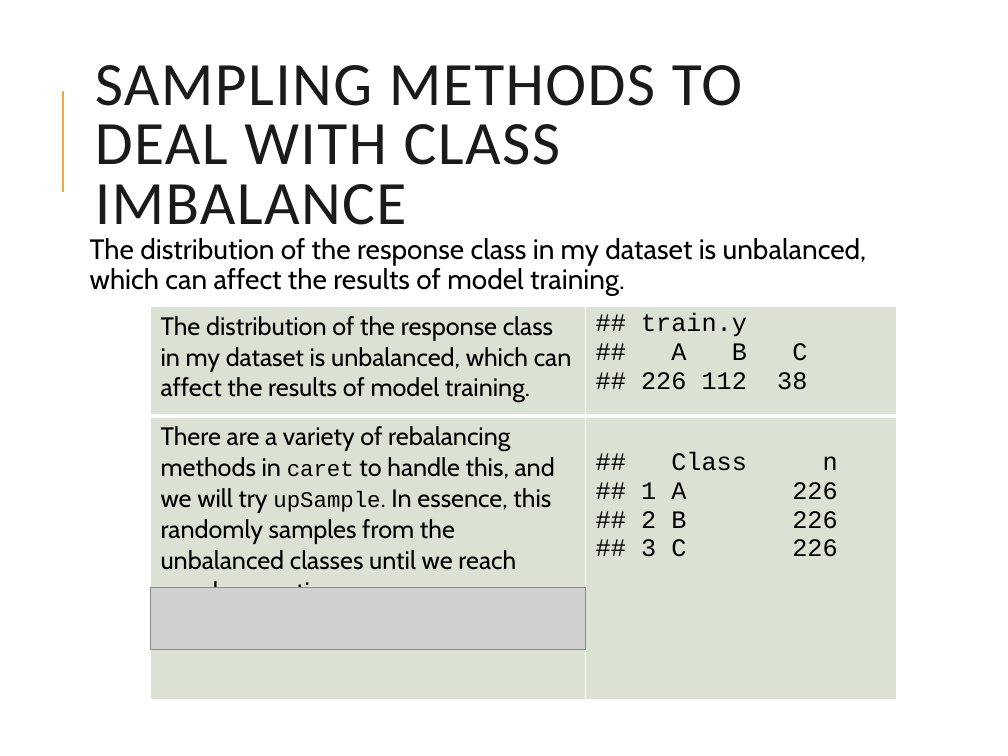
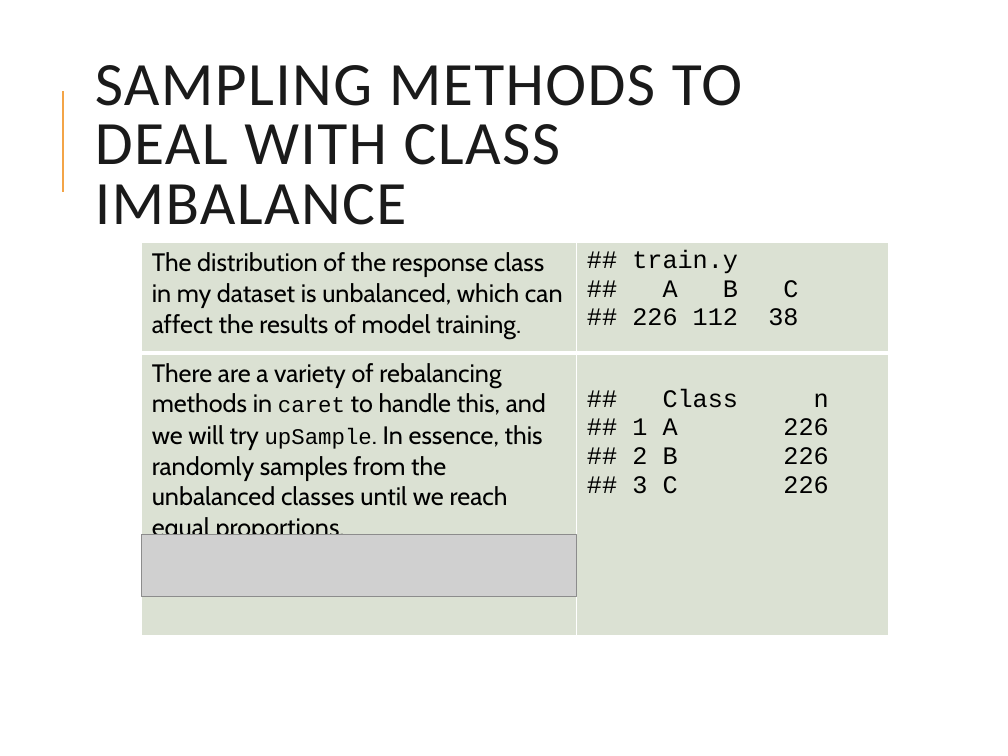
Before and after one commit to Fionalodge0/CARET-Presentation-RLadies, a slide deck: slide 27 of Powerpoint_CARET_Lodge.pptx. Drawn at 1008x756 pixels with LibreOffice and Linux fonts; fonts in the diff are those of the drawing; grey boxes stand for pictures. Boxes give left, top, right and bottom in pixels: in the first picture for what was removed or moved away, otherwise in the second. Text is boxed around its words. In the diff, an @@ line names an element or a change of style, - is before the commit and + after.

```diff
--- a/Powerpoint_CARET_Lodge.pptx
+++ b/Powerpoint_CARET_Lodge.pptx
@@ text removed at [90,238,867,295] @@
-The distribution of the response class in my dataset is unbalanced, which can affect the results of model training.
@@ table: place and size @@
-table at [150,306,897,700]
+table at [142,242,889,635]
@@ picture: place and size @@
-picture at [150,587,585,649]
+picture at [142,534,577,597]
```
Also in this commit, not shown: 2 other slides changed, 2 other files.
